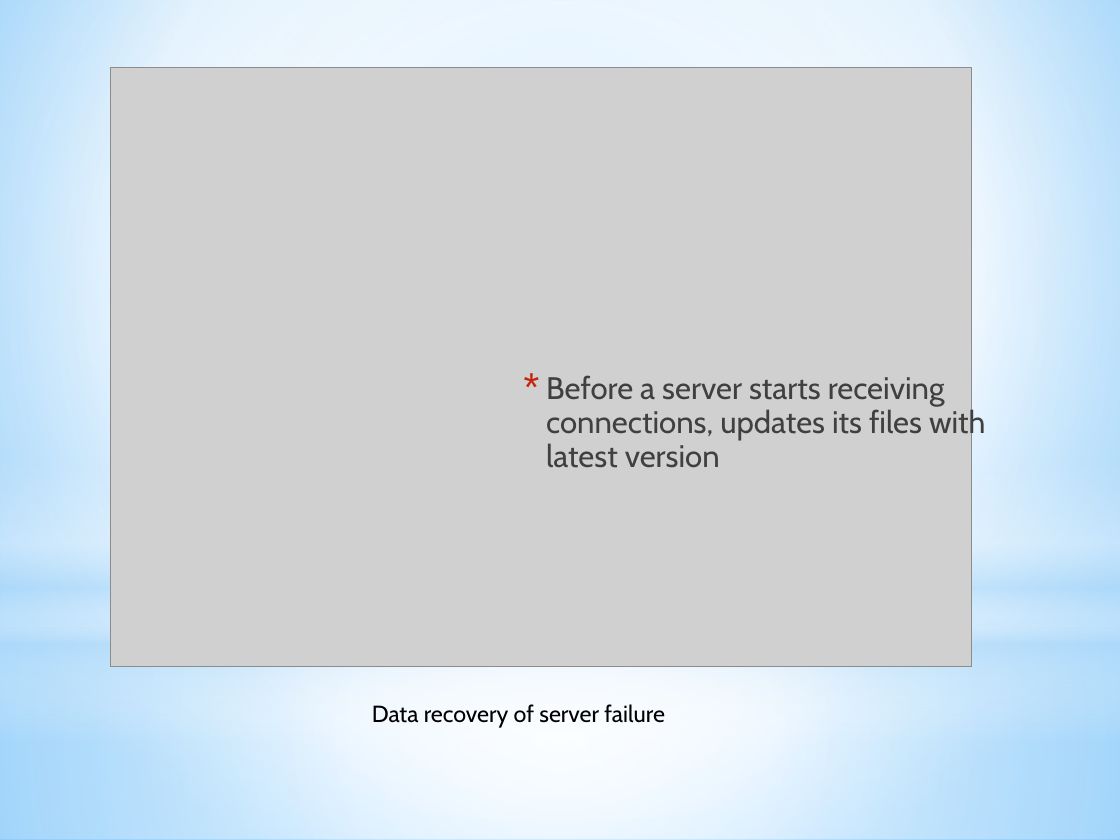
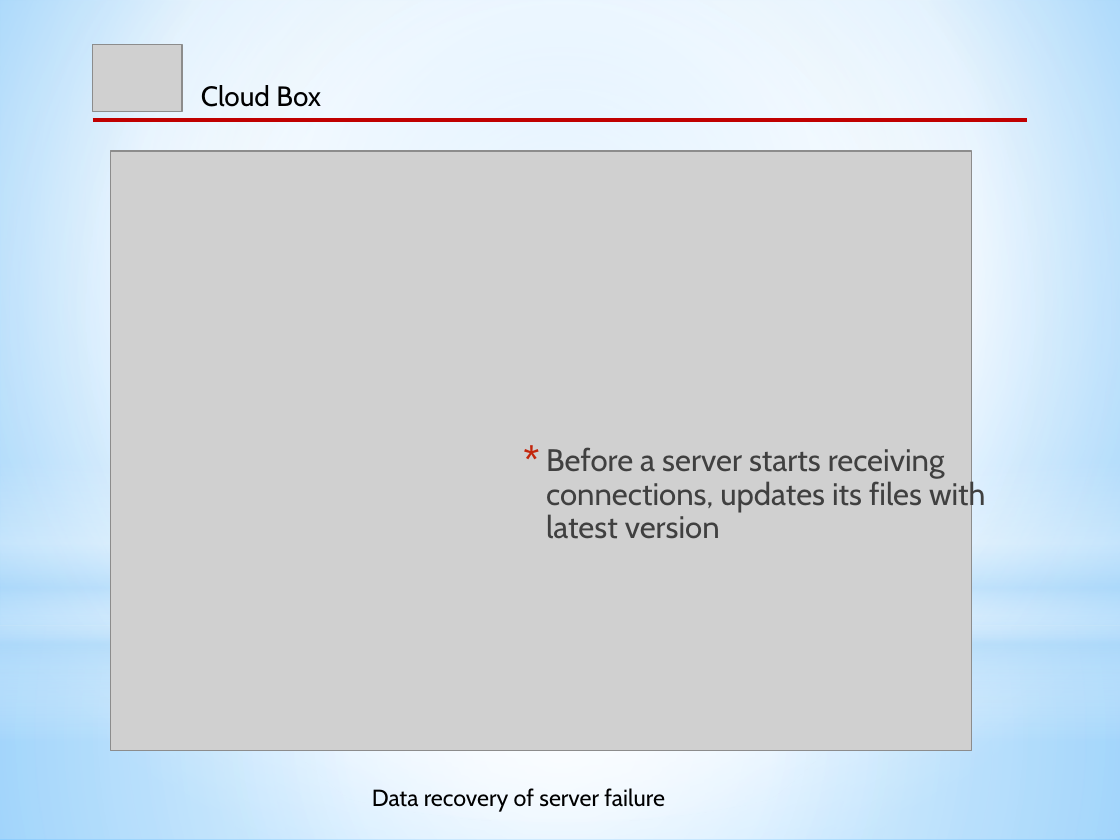
Before and after one commit to CICS525Project/DropboxImpl, a slide deck: slide 9 of Cloud Box_ppt.pptx. Drawn at 1120x840 pixels with LibreOffice and Linux fonts; fonts in the diff are those of the drawing; grey boxes stand for pictures. Boxes give left, top, right and bottom in pixels: in the first picture for what was removed or moved away, otherwise in the second. Text is boxed around its words. In the diff, an @@ line names an element or a change of style, - is before the commit and + after.

```diff
--- a/Cloud Box_ppt.pptx
+++ b/Cloud Box_ppt.pptx
@@ picture added at bbox=[93, 44, 183, 111] @@
@@ text added at bbox=[201, 85, 321, 107], 18 pt, text #000000 @@
+Cloud Box
@@ line added from (93, 120) to (1027, 120), #C00000 2.5 pt @@
@@ picture: place and size @@
-picture at bbox=[110, 67, 971, 666]
+picture at bbox=[110, 151, 971, 750]
@@ text "Before a server starts receiving ...": place and size @@
-text "Before a server starts receiving ..." at bbox=[546, 375, 986, 468]
+text "Before a server starts receiving ..." at bbox=[546, 447, 986, 539]
@@ text "Data recovery of server failure": place and size @@
-text "Data recovery of server failure" at bbox=[372, 704, 665, 728]
+text "Data recovery of server failure" at bbox=[372, 788, 665, 812]
```
Also in this commit, not shown: 13 other slides changed.
